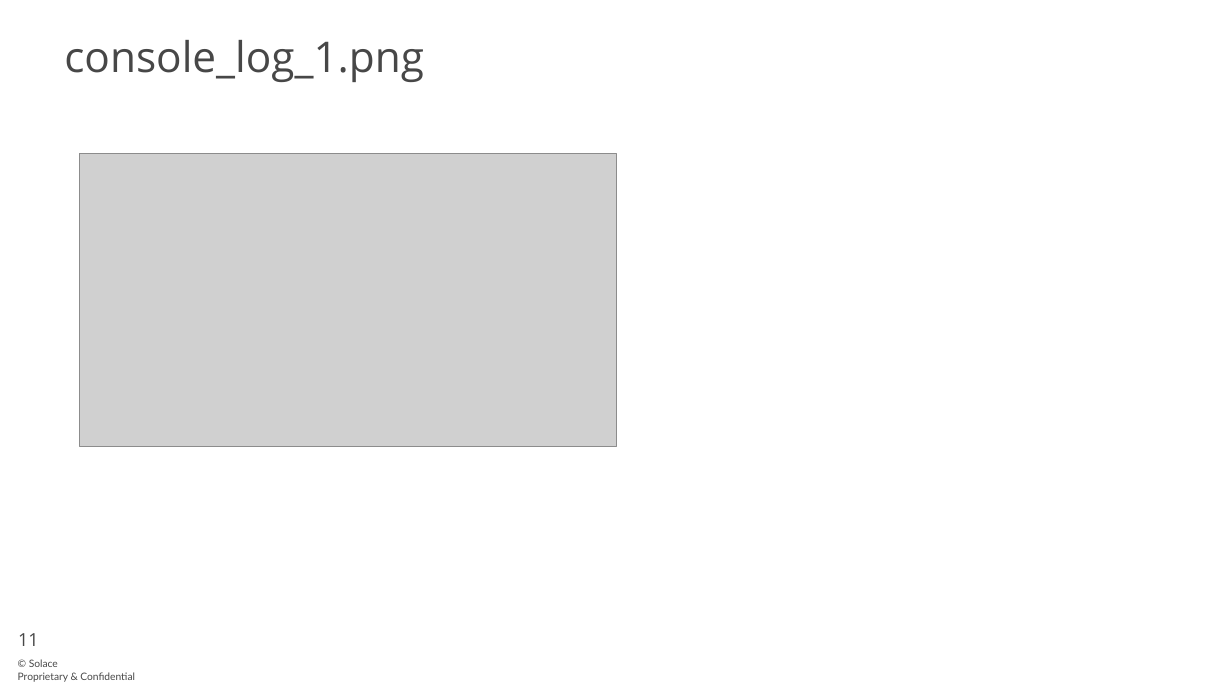
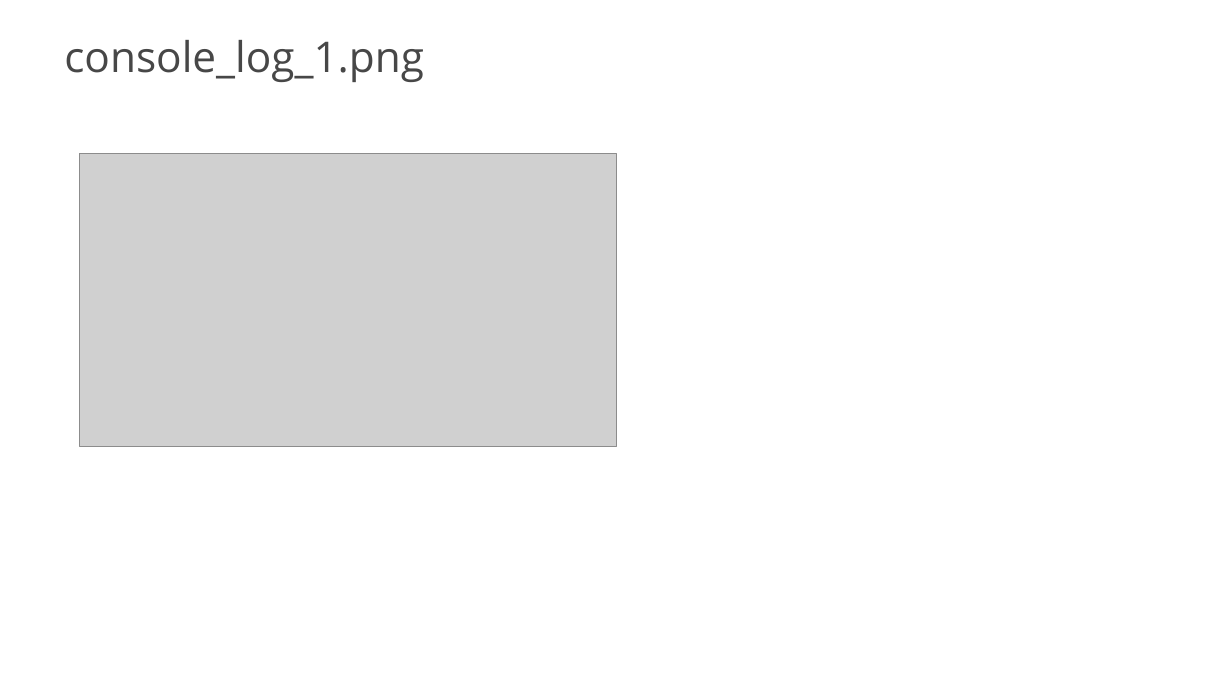
Before and after one commit to solace-iot-team/Bosch-IoT-Showcase, a slide deck: slide 11 of doc/images/Bosch-IoT-Showcase-picture-source.pptx. Drawn at 1232x693 pixels with LibreOffice and Linux fonts; fonts in the diff are those of the drawing; grey boxes stand for pictures; background and template pictures are left out. Boxes give left, top, right and bottom in pixels: in the first picture for what was removed or moved away, otherwise in the second. Text is boxed around its words. In the diff, an @@ line names an element or a change of style, - is before the commit and + after.

```diff
--- a/doc/images/Bosch-IoT-Showcase-picture-source.pptx
+++ b/doc/images/Bosch-IoT-Showcase-picture-source.pptx
@@ page number removed at <box>18,633,39,646</box> @@
-11
@@ text removed at <box>18,659,135,682</box> @@
-© Solace
-Proprietary & Confidential
```
Also in this commit, not shown: 4 slides added, 2 other files.
